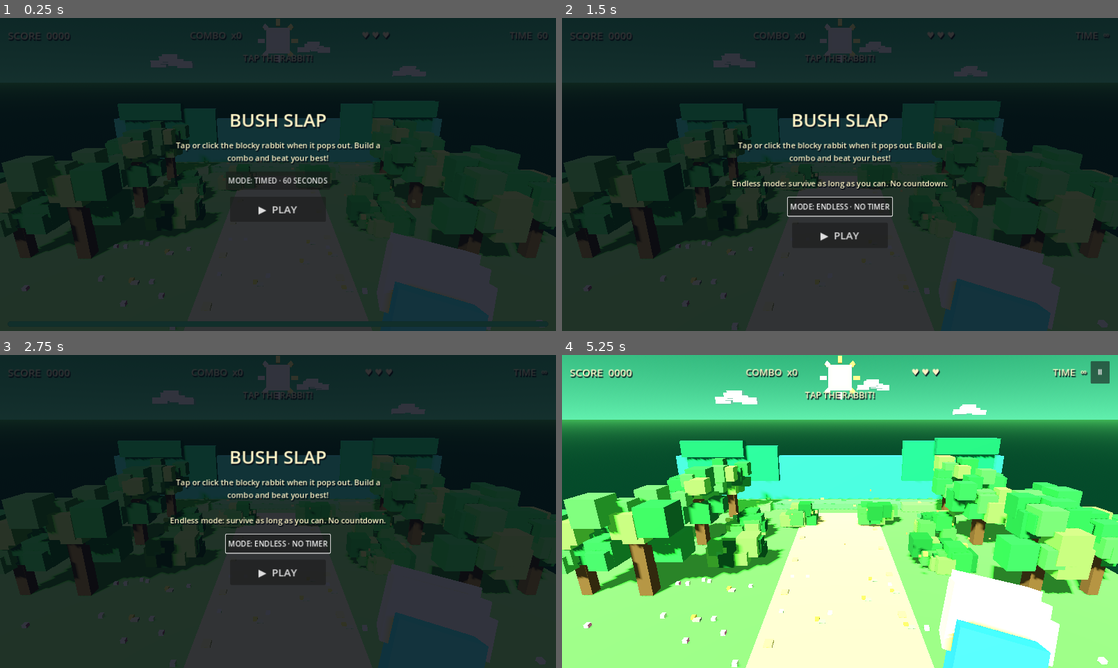
Above: before the commit, frames 1-4 (two rows, left to right).
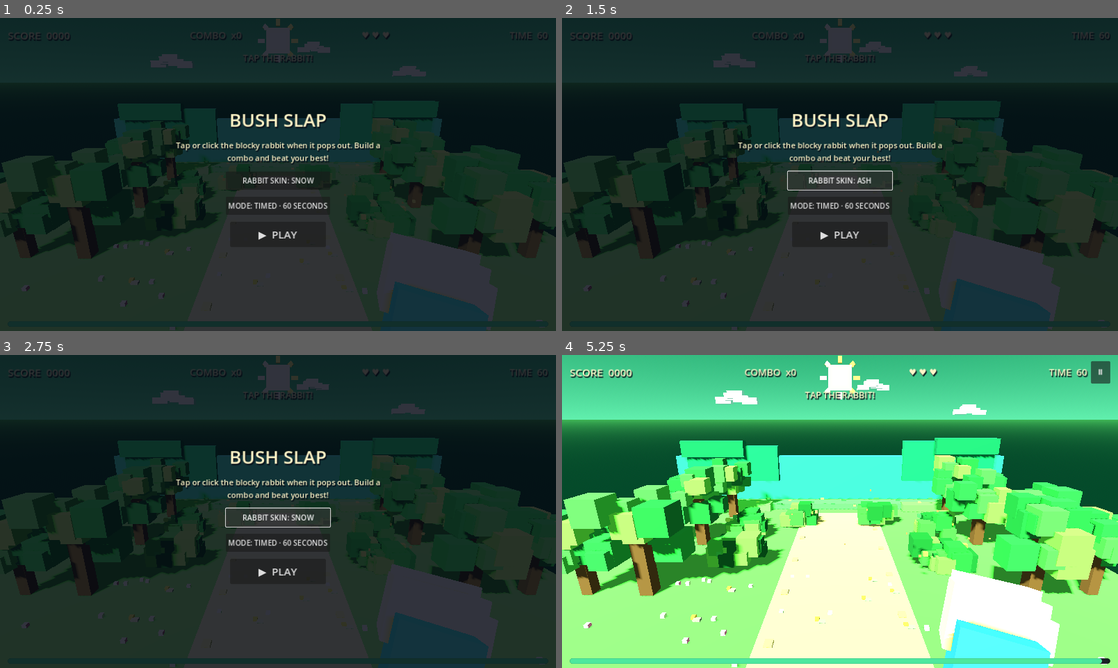
Above: after the commit, the same moments.

Repository: shaquib01/bush-slap
Game: Godot game, scene res://scenes/main.tscn
Same seed, same stepped clock (60 frames per second), same inputs: the game is played once before the commit and once after it.
Inputs (mouse positions are in pixels of both pictures, inside the frame that each line leads up to):
- Up to frame 1 (0.25 s): no input
- Up to frame 2 (1.5 s): click (840, 180) at 0.5 s, where only the run after the commit has a clickable "RABBIT SKIN: SNOW"; click (840, 180) at 1.25 s, where only the run after the commit has a clickable "RABBIT SKIN: COCOA"
- Up to frame 3 (2.75 s): click (278, 517) at 2 s, where only the run after the commit has a clickable "RABBIT SKIN: ASH"
- Up to frame 4 (5.25 s): click "▶ PLAY" at 2.75 s; click "Ⅱ" at 3.5 s; click "▶" at 4.25 s; click "▶ RESUME" at 5 s

The runs differ from the first frame. In frame 1, 0.6% of the frame differs, in the area x 41-59%, y 50-71%; in frame 2, 2.2%, in the area x 30-99%, y 4-99%; in frame 3, 2.2%; in frame 4, 2.2%.

Commit message:
Add selectable voxel rabbit skins

Diff:
--- a/godot/scripts/main.gd
+++ b/godot/scripts/main.gd
@@ -21,6 +21,8 @@
 var rabbit_home_position := Vector3.ZERO
 var round_time := ROUND_SECONDS
 var game_mode := "TIMED"
+var skin_index := 0
+var skin_button: Button
 var mode_button: Button
 var score := 0
 var combo := 0
@@ -337,6 +339,12 @@
 	play_button.custom_minimum_size = Vector2(220, 58)
 	play_button.size_flags_horizontal = Control.SIZE_SHRINK_CENTER
 	play_button.add_theme_font_size_override("font_size", 24)
+	skin_button = Button.new()
+	skin_button.text = "RABBIT SKIN: SNOW"
+	skin_button.custom_minimum_size = Vector2(240, 42)
+	skin_button.size_flags_horizontal = Control.SIZE_SHRINK_CENTER
+	skin_button.pressed.connect(_cycle_rabbit_skin)
+	overlay_panel.add_child(skin_button)
 	mode_button = Button.new()
 	mode_button.text = "MODE: TIMED · 60 SECONDS"
 	mode_button.custom_minimum_size = Vector2(240, 42)
@@ -392,6 +400,9 @@
 	if mode_button:
 		mode_button.custom_minimum_size = Vector2(210, 38) if compact else Vector2(240, 42)
 		mode_button.add_theme_font_size_override("font_size", 15 if compact else 17)
+	if skin_button:
+		skin_button.custom_minimum_size = Vector2(210, 38) if compact else Vector2(240, 42)
+		skin_button.add_theme_font_size_override("font_size", 15 if compact else 17)
 
 func _hud_label(text_value: String, font_size: int) -> Label:
 	var label := Label.new()
@@ -559,8 +570,10 @@
 	rabbit.add_child(rabbit_visual)
 	# Chunky white body, square head, pink inner ears, visible feet and cheeks.
 	rabbit_ears.clear()
-	var fur_color := Color(1.0, 0.73, 0.17) if rabbit_is_golden else Color(0.91, 0.94, 1.0)
-	var head_color := Color(1.0, 0.86, 0.32) if rabbit_is_golden else Color(1.0, 0.98, 0.94)
+	var fur_palette: Array[Color] = [Color(0.91, 0.94, 1.0), Color(0.48, 0.27, 0.16), Color(0.48, 0.54, 0.60)]
+	var head_palette: Array[Color] = [Color(1.0, 0.98, 0.94), Color(0.72, 0.48, 0.31), Color(0.70, 0.75, 0.79)]
+	var fur_color: Color = Color(1.0, 0.73, 0.17) if rabbit_is_golden else fur_palette[skin_index]
+	var head_color: Color = Color(1.0, 0.86, 0.32) if rabbit_is_golden else head_palette[skin_index]
 	_add_box(rabbit_visual, Vector3(0, 0.75, 0), Vector3(0.85, 0.95, 0.62), fur_color)
 	_add_box(rabbit_visual, Vector3(0, 1.45, -0.03), Vector3(0.88, 0.78, 0.70), head_color)
 	_add_box(rabbit_visual, Vector3(-0.25, 1.52, -0.39), Vector3(0.12, 0.12, 0.05), Color(0.05, 0.07, 0.11))
@@ -768,6 +781,14 @@
 	rabbit = null
 	rabbit_visual = null
 
+func _cycle_rabbit_skin() -> void:
+	if playing:
+		return
+	skin_index = (skin_index + 1) % 3
+	var skin_names: Array[String] = ["SNOW", "COCOA", "ASH"]
+	if skin_button:
+		skin_button.text = "RABBIT SKIN: " + skin_names[skin_index]
+
 func _cycle_game_mode() -> void:
 	if playing:
 		return
